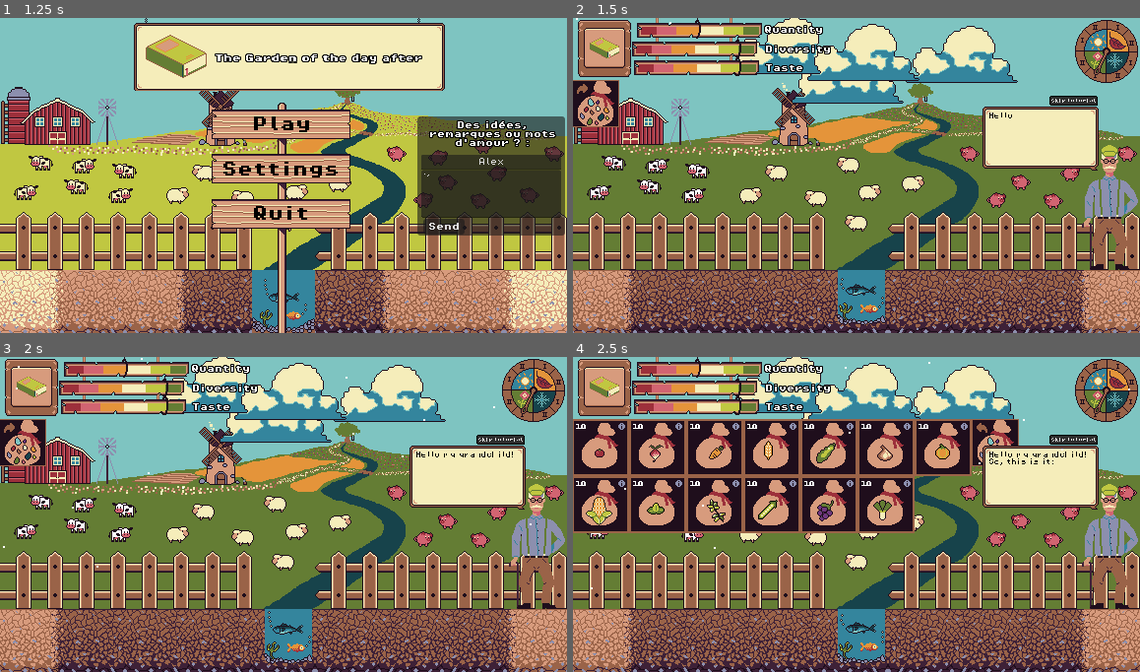
Above: before the commit, frames 1-4 (two rows, left to right).
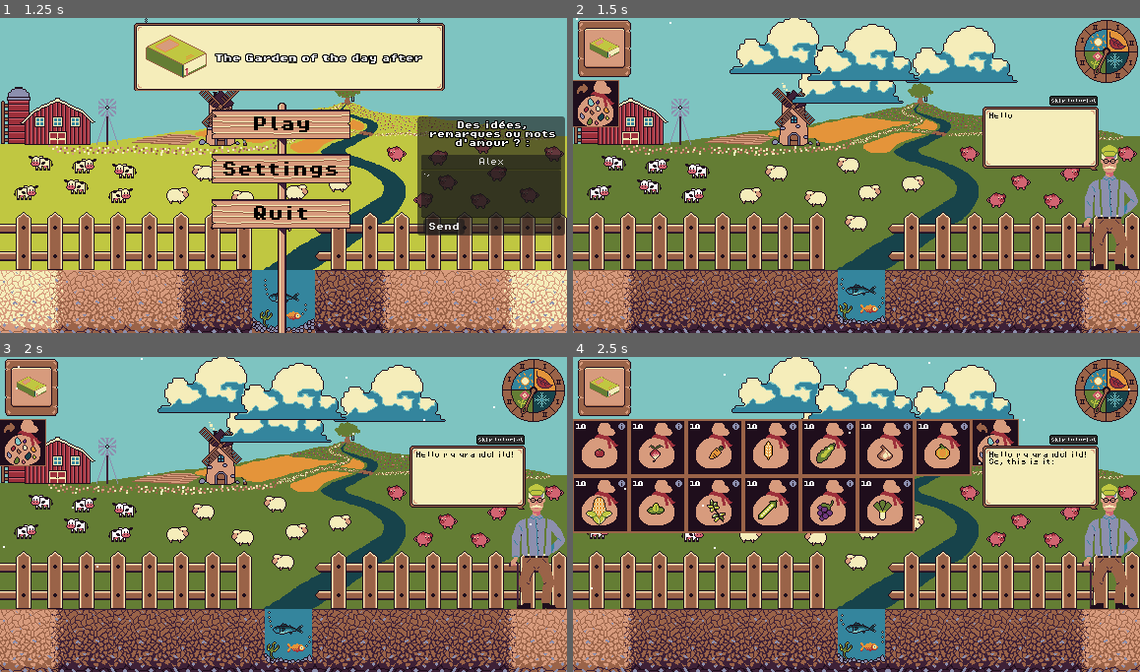
Above: after the commit, the same moments.

Repository: JustAlternate/Regenerative_Game_Jam
Game: Godot game, scene res://Scenes/menu.tscn
The game is run twice, just before and just after one commit, with the same random seed, the same clock (stepped at 60 frames per second) and the same inputs.
Inputs (mouse positions are in pixels of both pictures, inside the frame that each line leads up to):
- Up to frame 1 (1.25 s): click (493, 162) at 0.52 s; type "Alex" at 0.6 s; click (493, 194) at 0.75 s; type "12" at 0.83 s
- Up to frame 2 (1.5 s): click "Play" at 1.25 s
- Up to frame 3 (2 s): no input
- Up to frame 4 (2.5 s): click (595, 442) at 2 s

Frame 1 is identical in both runs. In frame 2, 3.7% of the frame differs, in the area x 10-46%, y 0-19%; in frame 3, 3.7%; in frame 4, 3.7%.
Error after the commit: Attempt to call function 'next_season' in base 'null instance' on a null instance. (res://Scripts/global_variables.gd:194)

Commit message:
Revert "Revert "merge?""
This reverts commit 7ad4f9da68ae11a831f89d31a08d363a42bc8035.

Diff:
--- a/Scenes/objectives_v_2.tscn
+++ b/Scenes/objectives_v_2.tscn
@@ -1,10 +1,14 @@
-[gd_scene load_steps=10 format=3 uid="uid://cd4110b2l4fjg"]
+
+[gd_scene load_steps=11 format=3 uid="uid://cd4110b2l4fjg"]
 
 [ext_resource type="Script" path="res://Scripts/objectivesV2.gd" id="1_cvc7s"]
-[ext_resource type="Texture2D" uid="uid://bvbtpretvnan2" path="res://Assets/sprites/food_objectives.png" id="2_dluyc"]
-[ext_resource type="Texture2D" uid="uid://ddhvrwnim2f12" path="res://Assets/sprites/objectives_cursor.png" id="3_tgs0n"]
-[ext_resource type="FontFile" uid="uid://dagdtawwoj7oe" path="res://fonts/PixelOperatorMono8.ttf" id="4_k560m"]
-[ext_resource type="FontFile" uid="uid://bc1k56qxxei71" path="res://fonts/PixelOperatorMono8-Bold.ttf" id="4_s150a"]
+[ext_resource type="Texture2D" uid="uid://q4kyu76xruam" path="res://Assets/sprites/food_objectives.png" id="2_dluyc"]
+[ext_resource type="Texture2D" uid="uid://8faejpuc1e0v" path="res://Assets/sprites/objectives_cursor.png" id="3_tgs0n"]
+[ext_resource type="FontFile" uid="uid://cjxnd4rkdueub" path="res://fonts/PixelOperatorMono8-Bold.ttf" id="4_s150a"]
+[ext_resource type="Texture2D" uid="uid://jc1cdqtmpmc0" path="res://Assets/sprites/food_objectives_1.png" id="4_u02wc"]
+[ext_resource type="Texture2D" uid="uid://cx5yxb587bgit" path="res://Assets/sprites/food_objectives_2.png" id="6_x8mkq"]
+[ext_resource type="Texture2D" uid="uid://biudpfbx0kes7" path="res://Assets/sprites/food_objectives_3.png" id="7_xlw0p"]
+
 
 [sub_resource type="Theme" id="Theme_xk5ok"]
 default_font = ExtResource("4_k560m")
@@ -35,63 +39,73 @@
 script = ExtResource("1_cvc7s")
 
 [node name="FoodObjectives" type="Sprite2D" parent="."]
+visible = false
 texture_filter = 1
 position = Vector2(70, 32)
 texture = ExtResource("2_dluyc")
 
-[node name="ressource" type="Sprite2D" parent="."]
+[node name="sign_ressource" type="Sprite2D" parent="."]
 texture_filter = 1
-position = Vector2(76, 11)
+position = Vector2(68, 12)
+texture = ExtResource("4_u02wc")
+
+[node name="cursor_ressource" type="Sprite2D" parent="sign_ressource"]
+texture_filter = 1
 texture = ExtResource("3_tgs0n")
+centered = false
+offset = Vector2(-57, -11)
 
-[node name="diversity" type="Sprite2D" parent="."]
+[node name="Label" type="Label" parent="sign_ressource"]
 texture_filter = 1
-position = Vector2(71, 31)
-texture = ExtResource("3_tgs0n")
 
-[node name="taste" type="Sprite2D" parent="."]
-texture_filter = 1
-position = Vector2(73, 49)
-texture = ExtResource("3_tgs0n")
+offset_left = 73.0
+offset_top = -4.0
+offset_right = 163.0
+offset_bottom = 19.0
 
-[node name="Label" type="Label" parent="."]
-texture_filter = 1
-offset_left = 140.0
-offset_top = 8.0
-offset_right = 256.0
-offset_bottom = 18.0
-tooltip_text = "Quantity represent how much food your familly have,
-if you dont harvest plants for a
-long time, the quantity may run out
-and send you to the game over screen."
-mouse_filter = 0
-theme = SubResource("Theme_xk5ok")
 text = "Quantity"
 label_settings = SubResource("LabelSettings_f8btn")
 
-[node name="Label2" type="Label" parent="."]
+[node name="sign_diversity" type="Sprite2D" parent="."]
+visible = false
 texture_filter = 1
-offset_left = 141.0
-offset_top = 28.0
-offset_right = 241.0
-offset_bottom = 37.0
-tooltip_text = "Diversity represent how diverse plant you harvest.
-Your familly need diverse sort of food, so try to plants differents plants."
-mouse_filter = 0
-theme = SubResource("Theme_xk5ok")
+position = Vector2(68, 32)
+texture = ExtResource("6_x8mkq")
+
+[node name="cursor_diversity" type="Sprite2D" parent="sign_diversity"]
+texture_filter = 1
+texture = ExtResource("3_tgs0n")
+centered = false
+offset = Vector2(-57, -11)
+
+[node name="Label2" type="Label" parent="sign_diversity"]
+texture_filter = 1
+offset_left = 73.0
+offset_top = -3.0
+offset_right = 163.0
+offset_bottom = 20.0
+
 text = "Diversity"
 label_settings = SubResource("LabelSettings_vs4b4")
 
-[node name="Label3" type="Label" parent="."]
+[node name="sign_taste" type="Sprite2D" parent="."]
+visible = false
 texture_filter = 1
-offset_left = 141.0
-offset_top = 47.0
-offset_right = 225.0
-offset_bottom = 56.0
-tooltip_text = "Taste is also a important part of your ressources,
-you need to harvest thing such as mint, garlic or
- thyme to enchance the taste of your food."
-mouse_filter = 0
-theme = SubResource("Theme_xk5ok")
+position = Vector2(68, 52)
+texture = ExtResource("7_xlw0p")
+
+[node name="cursor_taste" type="Sprite2D" parent="sign_taste"]
+texture_filter = 1
+texture = ExtResource("3_tgs0n")
+centered = false
+offset = Vector2(-57, -11)
+
+[node name="Label3" type="Label" parent="sign_taste"]
+texture_filter = 1
+offset_left = 73.0
+offset_top = -3.0
+offset_right = 163.0
+offset_bottom = 20.0
+
 text = "Taste"
 label_settings = SubResource("LabelSettings_xb63l")
--- a/Scripts/objectivesV2.gd
+++ b/Scripts/objectivesV2.gd
@@ -35,50 +35,61 @@
 }
 
 var ressource:float = 50
-var diversity:float = 85
-var taste:float = 85
-
+var diversity:float = 50
+var taste:float = 50
+var activation_state = 0 # 0 = seulement ressource, 1 = ressource + diversity, 2 = tout
 
 var last_eat = ["tomatoes", "thym"]
 
+func start_objective_diversity(start_amount = 50):
+	$sign_diversity.show()
+	diversity = start_amount
+	activation_state = 1
 
+func start_objective_taste(start_amount = 50):
+	$sign_taste.show()
+	diversity = start_amount
+	activation_state = 2
 
 func recolte(plant, number):
 	ressource += number * relation_ressource[plant] * GlobalVariables.dico_caracteristique["number_of_phases"][plant]
-	taste += number * relation_taste[plant] * GlobalVariables.dico_caracteristique["number_of_phases"][plant]
+	ressource = min(ressource,100)
+	$sign_ressource/cursor_ressource.position.x = ressource/100*115
 
-	if not plant in last_eat:
-		diversity += 5
-		last_eat.pop_front()
-		last_eat.append(plant)
+	if activation_state >= 1:
+		if not plant in last_eat:
+			diversity += 5
+			last_eat.pop_front()
+			last_eat.append(plant)
+			diversity = min(diversity, 100)
+			$sign_diversity/cursor_diversity.position.x = diversity/100*115
+	if activation_state >= 2:
+		taste += number * relation_taste[plant] * GlobalVariables.dico_caracteristique["number_of_phases"][plant]
+		taste = min(taste, 100)
+		$sign_taste/cursor_taste.positio.x = taste/100*115
 
-	ressource = min(ressource,100)
-	diversity = min(diversity,100)
-	taste = min(taste,100)
-
-	$ressource.position.x = 16 + ressource/100*115
-	$diversity.position.x = 16 + diversity/100*115
-	$taste.position.x = 16 + taste/100*115
 
 func next_season():
 	compteur +=1
 	if compteur == 2:
 		ressource = ressource *0.85 - 10
-		diversity = diversity *0.90 - 5
-		taste = taste *0.95 - 5
+		$ressource.position.x = ressource/100*115
+		if activation_state >= 1:
+			diversity = diversity *0.90 - 5
+			$diversity.position.x = diversity/100*115
+			if activation_state >= 2:
+				taste = taste *0.95 - 5
+				$taste.position.x = taste/100*115
+
 		compteur = 0
-	$ressource.position.x = 16 + ressource/100*115
-	$diversity.position.x = 16 + diversity/100*115
-	$taste.position.x = 16 + taste/100*115
-
-	if ressource <= 0 or diversity <= 0 or taste <= 0:
-		get_tree().change_scene_to_file("res://Scenes/game_over.tscn")
+		if ressource <= 0 or diversity <= 0 or taste <= 0:
+			get_tree().change_scene_to_file("res://Scenes/game_over.tscn")
 
 # Called when the node enters the scene tree for the first time.
 func _ready():
-	$ressource.position.x = 16 + ressource/100*115
-	$diversity.position.x = 16 + diversity/100*115
-	$taste.position.x = 16 + taste/100*115
+	$sign_ressource/cursor_ressource.position.x = ressource/100*115
+	$sign_diversity/cursor_diversity.position.x = diversity/100*115
+	$sign_taste/cursor_taste.position.x = taste/100*115
 
 
 # Called every frame. 'delta' is the elapsed time since the previous frame.
Binary file added: Assets/sprites/food_objectives_1.png
Binary file added: Assets/sprites/food_objectives_2.png
Binary file added: Assets/sprites/food_objectives_3.png
